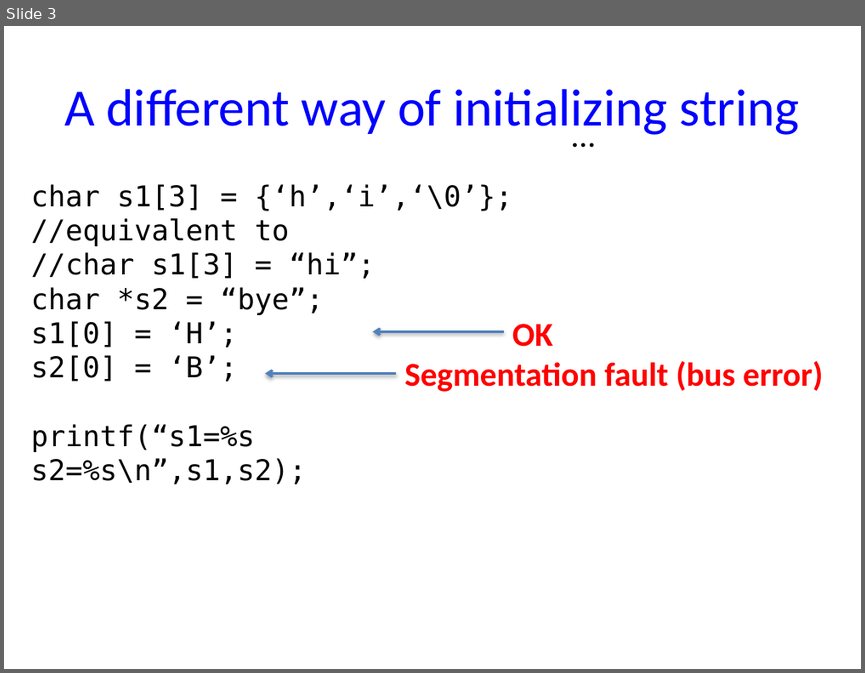
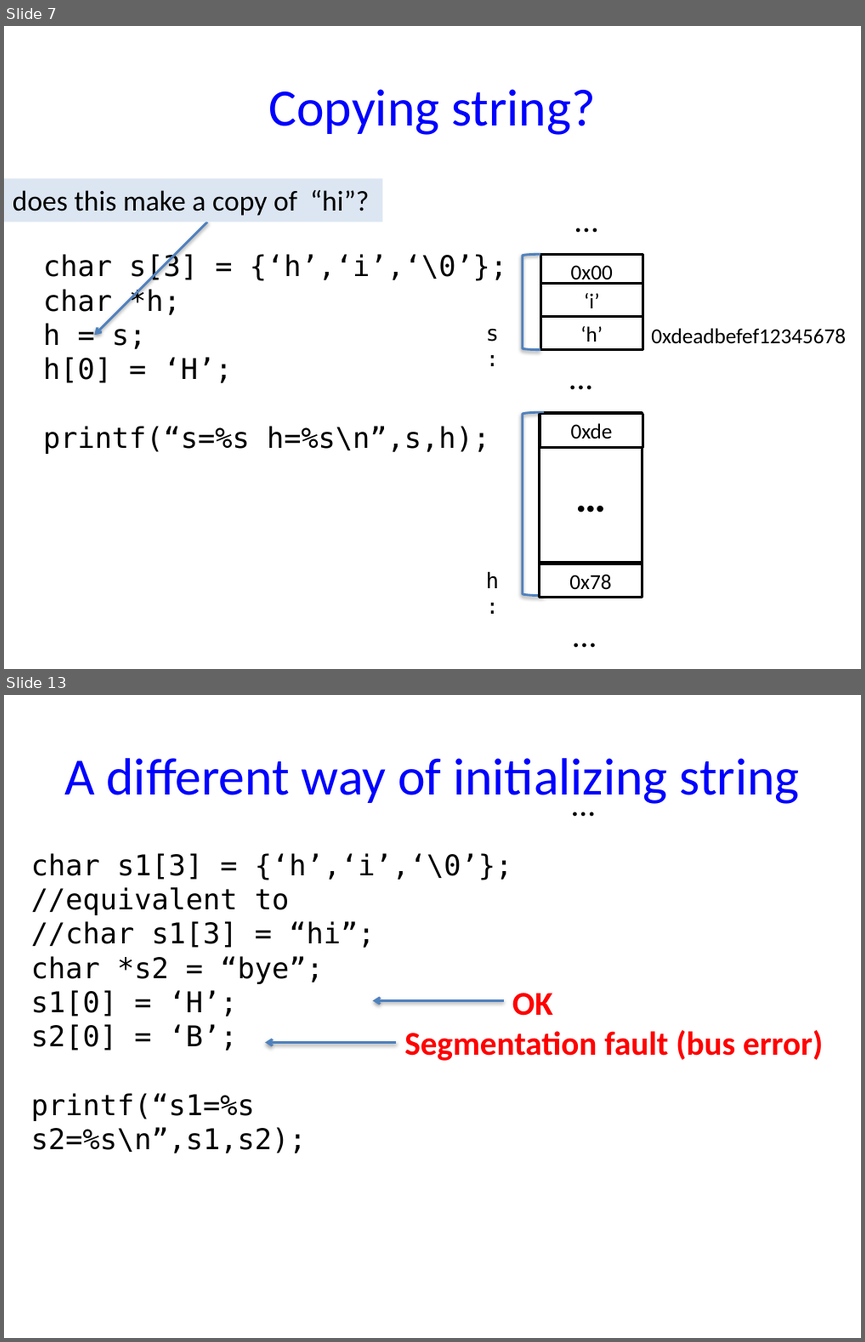
Before and after one commit to NYU-CSO/nyu-cso.github.io, a slide deck: notes/07-structs_malloc_2d.pptx. Shown one above the other, each under a label of ours: slide 3 before the commit, slides 7 and 13 after it; the slides between them are not shown. The pictures are 865x673 and 865x1342 pixels, drawn with LibreOffice and Linux fonts; fonts in the diff are those of the drawing. Boxes give left, top, right and bottom in pixels: in the first picture for what was removed or moved away, otherwise in the second. Text is boxed around its words. In the diff, an @@ line names an element or a change of style, - is before the commit and + after.

```diff
--- a/notes/07-structs_malloc_2d.pptx
+++ b/notes/07-structs_malloc_2d.pptx
@@ slide 7 added at box(4, 26, 861, 669), background #FFFFFF @@
@@ title added at box(269, 89, 595, 135), 44 pt, text #0000FF @@
+Copying string?
@@ rectangle added at box(4, 178, 383, 222), fill #DCE6F2, 24 pt, text #000000 @@
+does this make a copy of “hi”?
@@ group added at box(486, 195, 846, 350): 3 rectangles, 3 texts, 1 left bracket @@
+0x00
+‘i’
+‘h’
+s:
+0xdeadbefef12345678
+...
@@ arrow added from (207, 222) to (94, 335), #4F81BD 2 pt @@
@@ text added at box(43, 253, 507, 454), 24 pt, text #000000 @@
+char s[3] = {‘h’,‘i’,‘\0’};
+char *h;
+h = s;
+h[0] = ‘H’;
+printf(“s=%s h=%s\n”,s,h);
@@ text added at box(560, 352, 603, 402), 28 pt, text #000000 @@
+...
@@ group added at box(486, 413, 642, 596): 3 rectangles, 1 text, 1 left bracket @@
+…
+h:
@@ rectangle added at box(540, 414, 642, 447), fill #FFFFFF, outline #000000 2 pt, 18 pt, text #000000 @@
+0xde
@@ rectangle added at box(540, 563, 642, 596), fill #FFFFFF, outline #000000 2 pt, 18 pt, text #000000 @@
+0x78
@@ text added at box(563, 609, 607, 658), 28 pt, text #000000 @@
+...
@@ what was slide 3 is now slide 13 @@
```
Also in this commit, not shown: 3 slides changed, 18 other slides added, 3 slides removed, 3 other files.
